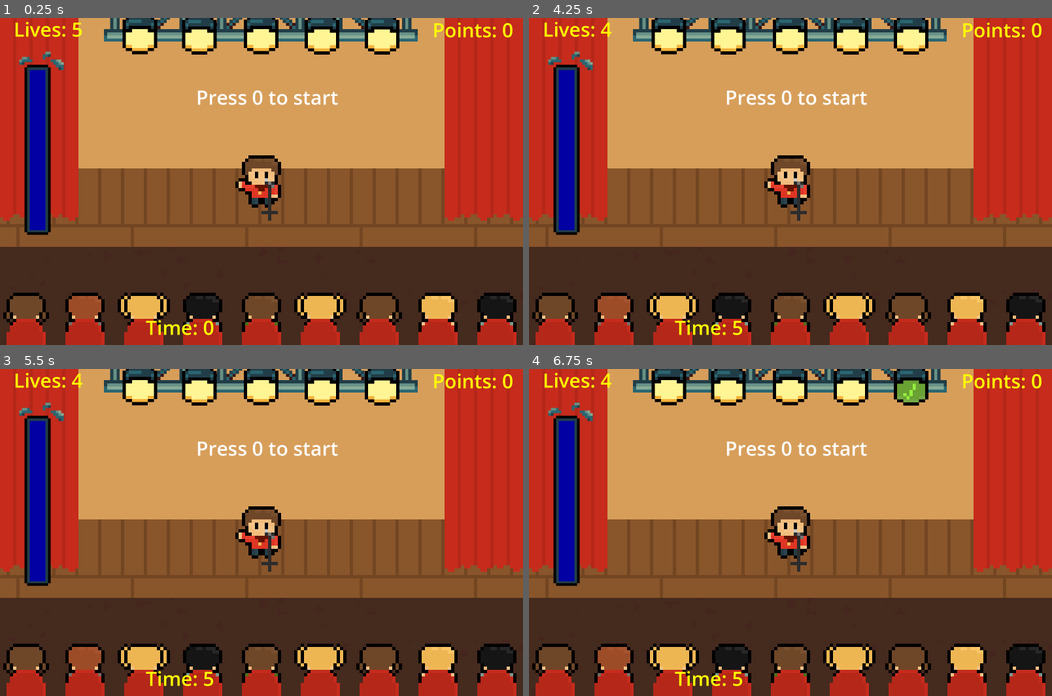
Above: before the commit, frames 1-4 (two rows, left to right).
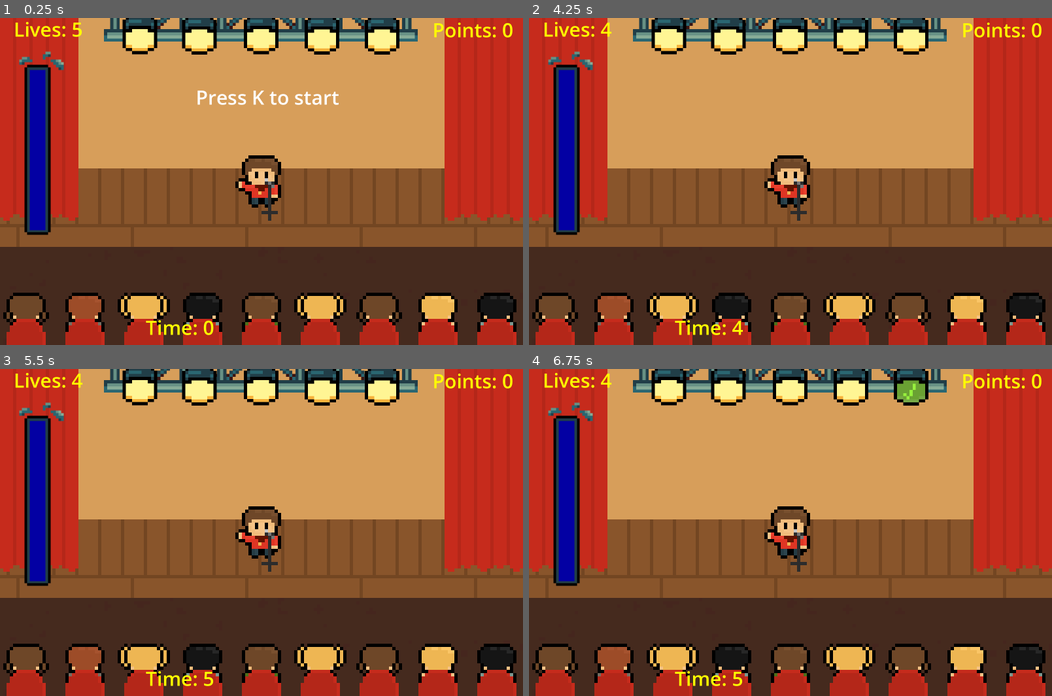
Above: after the commit, the same moments.

Repository: Ethan3g/The-Crowd-Pleaser
Game: Godot game, scene res://Scenes/bender_dragon.tscn
The game is run twice, just before and just after one commit, with the same random seed, the same clock (stepped at 60 frames per second) and the same inputs.
Inputs:
- Up to frame 1 (0.25 s): no input
- Up to frame 2 (4.25 s): tap K at 0.5, 1.55, 3.05 s; hold D (right) 0.53-1.28 s; hold K 0.53-1.28 s; tap 0 at 0.8, 1.35, 2.3, 2.85 s; tap Space at 1.25, 2.75 s; hold S (down) 1.28-2.03 s; tap Enter at 2, 3.5 s; hold D (right) 2.03-2.78 s; hold K 2.03-2.78 s; hold W (up) 2.78-3.53 s; hold A (left) from 3.53 s (still down); hold 0 from 3.53 s (still down); tap Q at 3.6 s
- Up to frame 3 (5.5 s): tap Space at 4.25 s; release 0 at 4.28 s; tap E at 4.35 s; tap K at 4.55 s; release A (left) at 5.03 s; hold S (down) from 5.03 s (still down); hold 0 from 5.03 s (still down); tap Z at 5.1 s
- Up to frame 4 (6.75 s): release S (down) at 5.78 s; release 0 at 5.78 s; hold D (right) 5.78-6.53 s; tap X at 5.85 s; tap K at 6.05 s; hold W (up) from 6.53 s (still down); hold 0 from 6.53 s (still down); tap C at 6.6 s

The runs differ from the first frame. In frame 1, 0.3% of the frame differs, in the area x 37-65%, y 22-27%; in frame 2, 0.5%, in the area x 37-65%, y 22-97%; in frame 3, 0.4%; in frame 4, 0.4%.

Commit message:
Added Randomizer

Diff:
--- a/Cwowd Pleaser v1.3.3.1/Scenes/bender_dragon.tscn
+++ b/Cwowd Pleaser v1.3.3.1/Scenes/bender_dragon.tscn
@@ -704,7 +704,7 @@
 offset_bottom = 283.0
 grow_horizontal = 2
 grow_vertical = 2
-text = "Press 0 to start"
+text = "Press K to start"
 label_settings = SubResource("LabelSettings_xcq3k")
 horizontal_alignment = 1
 vertical_alignment = 1
--- a/Cwowd Pleaser v1.3.3.1/Scripts/stage.gd
+++ b/Cwowd Pleaser v1.3.3.1/Scripts/stage.gd
@@ -15,6 +15,7 @@
 var lives_Label: Label
 var points_Label: Label
 var timer_Label: Label
+var random = 1
 
 # Go through each, trigger a minigame at each number
 # 1 = RPS
@@ -40,6 +41,7 @@
 @onready var neu_texture = load("res://Stage Assets/Yellow.tres")
 @onready var point_texture = load("res://Stage Assets/Green.tres")
 @onready var lost_texture = load("res://Stage Assets/Red.tres")
+@onready var rng = RandomNumberGenerator.new()
 
 @onready var LS0 = $Lights/Light0
 @onready var LS1 = $Lights/Light1
@@ -73,7 +75,7 @@
 	BenderDragonTimer()
 	lives_Label.text = "Lives: " + str(global.lives)
 	points_Label.text = "Points: " + str(global.points)
-
+	randomizer()
 	timer_Label.text = "Time: " + str(ceil(timer_node.time_left))
 
 func _input(_ev):
@@ -82,8 +84,9 @@
 		BenderDragonStart()
 
 	# Start time -> Start the games
-	if Input.is_key_pressed(KEY_0):
+	if Input.is_key_pressed(KEY_K):
 		stage_GO()
+		$"Start Text".hide()
 
 	if Input.is_key_pressed(KEY_1):
 		RpsStart()
@@ -116,10 +119,7 @@
 
 # When timer runs out, depending on the current minigame, next one is started
 func _on_timer_timeout() -> void:
-	current_minig = current_minig + 1;
-
-	if current_minig > minigame_amt:
-		print("No more Minigames")
+	current_minig = random
 
 	if current_minig == 1:
 		RpsStart()
@@ -230,6 +230,9 @@
 	TOMnode.visible = false;
 	update_lights()
 
+func randomizer() -> void:
+	random = rng.randi_range(1, 5)
+
 #Update progression lights
 func update_lights() -> void:
 	var current_light = current_minig - 1;
